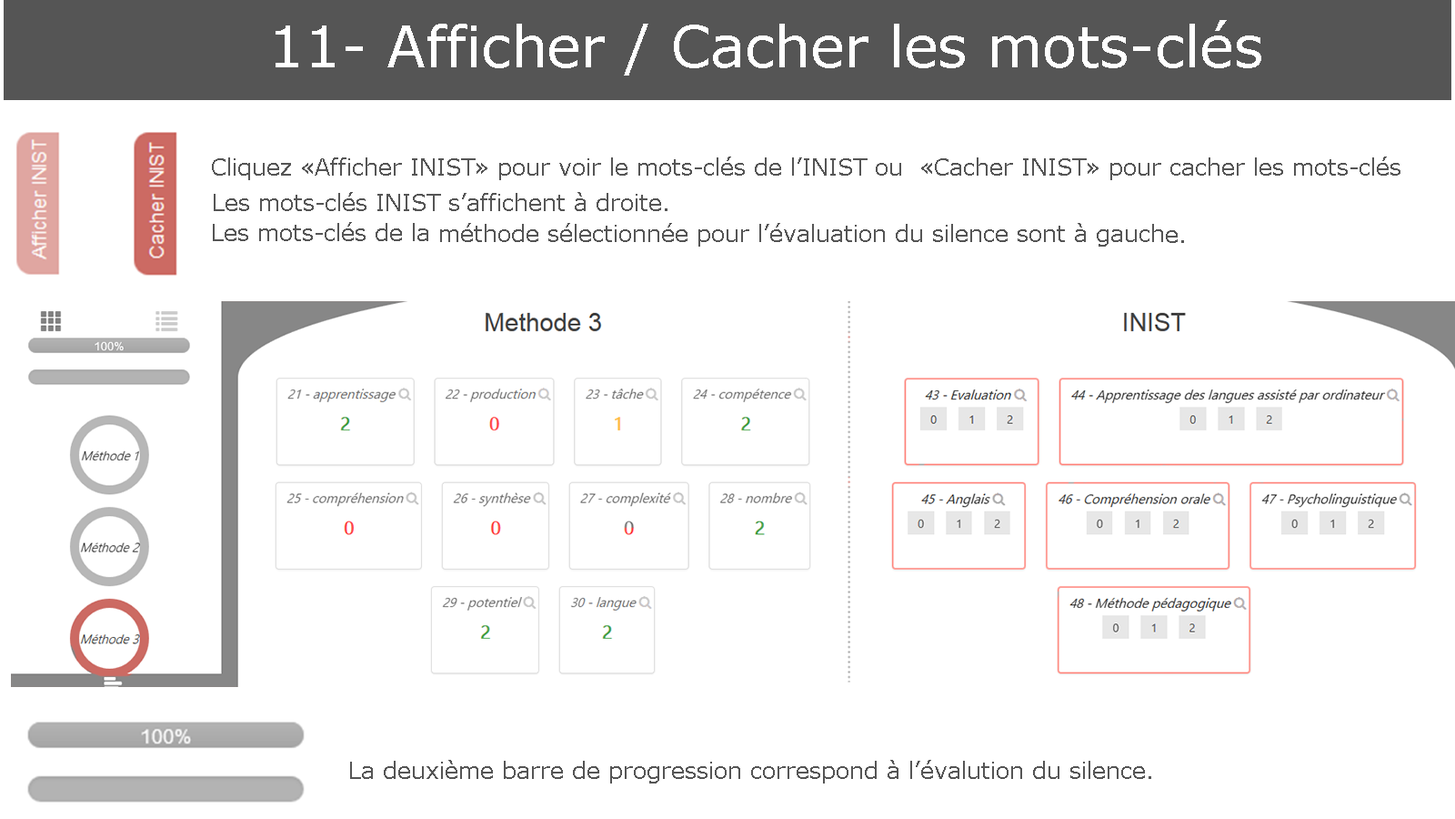
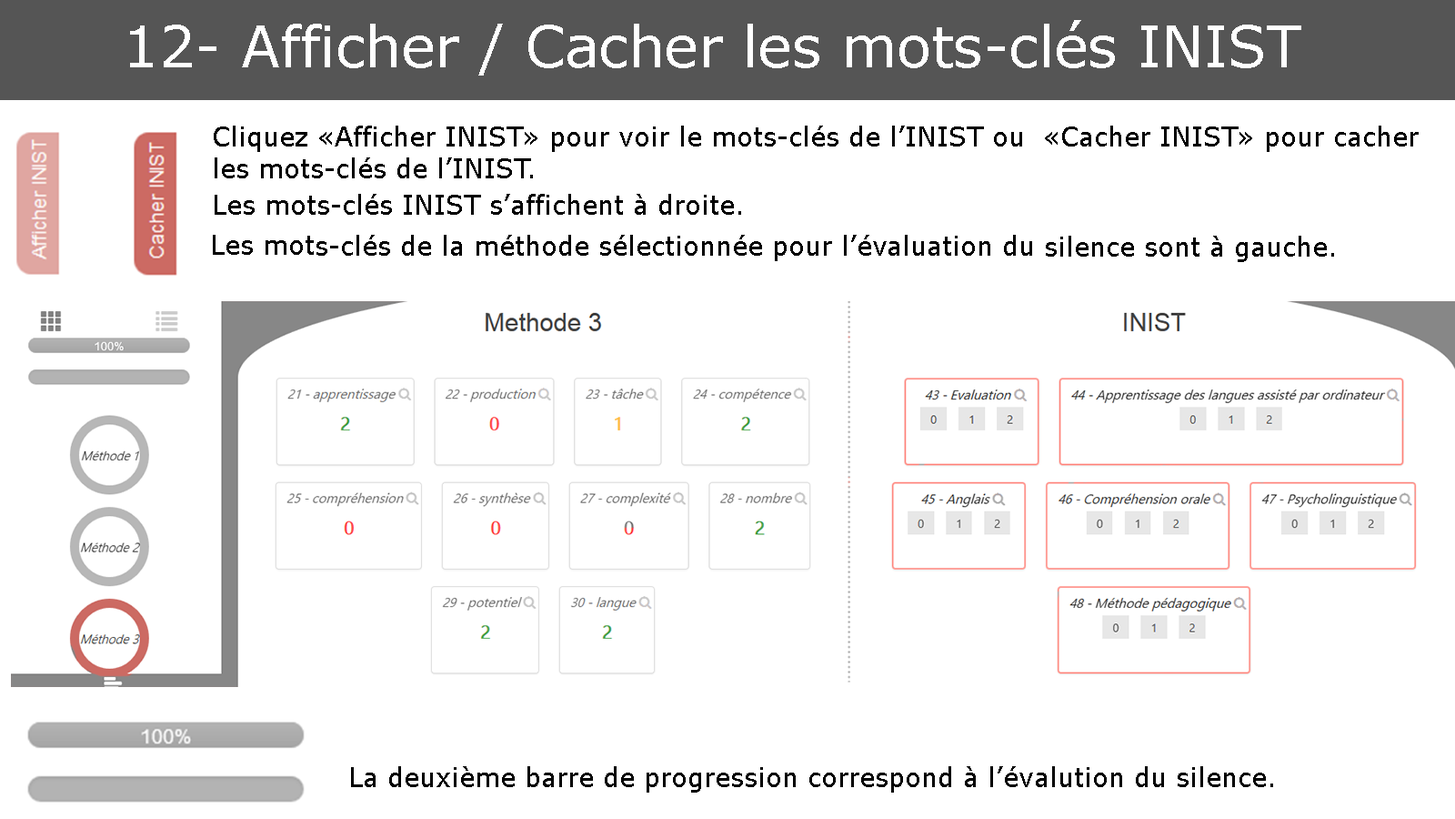
The second w=1455, h=819 image is a revision of the first. Changes to its layers:
renamed "11- Afficher / Cacher les mots-clés INIST" to "12- Afficher / Cacher les mots-clés INIST", painted on it over bbox(130, 20, 1302, 76)
painted on "Calque 1" over bbox(0, 0, 1455, 101)
painted on "Les mots-clés de la méthode sélectionnée pour l’évaluation du s" over bbox(212, 221, 1335, 262)
painted on "Les mots-clés INIST s’affichent à droite." over bbox(213, 191, 742, 215)
painted on "Cliquez «Afficher INIST» pour voir le mots-clés de l’INIST ou" over bbox(211, 125, 1419, 181)
painted on "La deuxième barre de progression correspond à l’évalution du si" over bbox(350, 759, 1274, 793)
painted on "fond blanc copie" over bbox(211, 125, 1419, 793)
